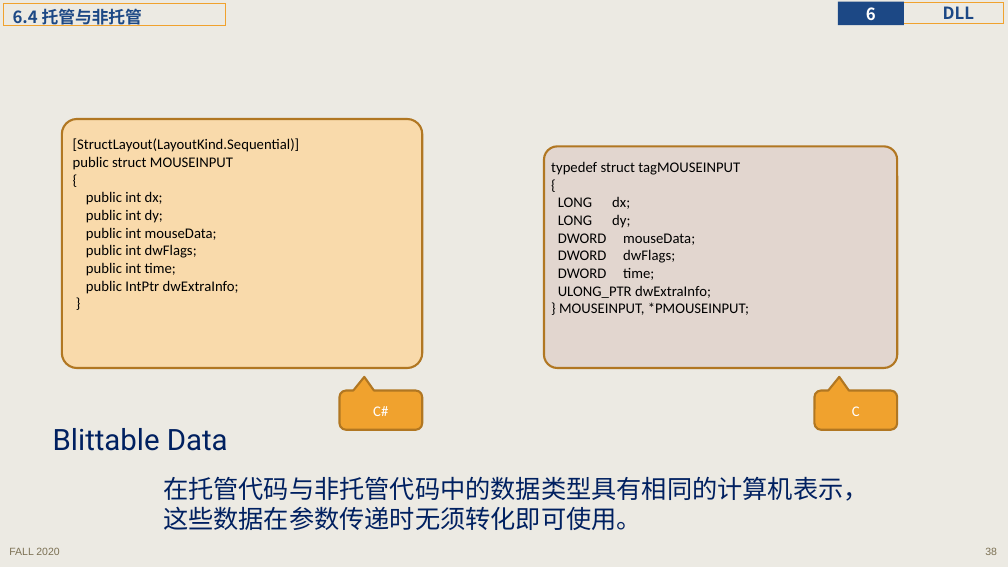
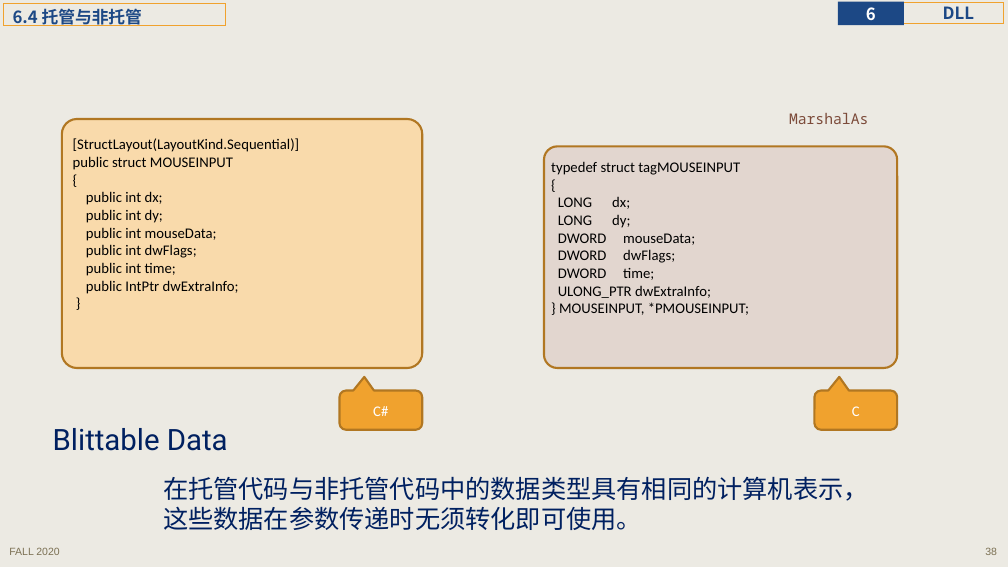
Before and after one commit to principleWindows/win-principle-2020, a slide deck: slide 38 of slides/instruction/principleWindows_6.pptx. Drawn at 1008x567 pixels with LibreOffice and Linux fonts; fonts in the diff are those of the drawing. Boxes give left, top, right and bottom in pixels: in the first picture for what was removed or moved away, otherwise in the second. Text is boxed around its words. In the diff, an @@ line names an element or a change of style, - is before the commit and + after.

```diff
--- a/slides/instruction/principleWindows_6.pptx
+++ b/slides/instruction/principleWindows_6.pptx
@@ text added at box(789, 113, 868, 124), 14 pt, text #7C4B3B @@
+MarshalAs
```
Also in this commit, not shown: 4 other files.
